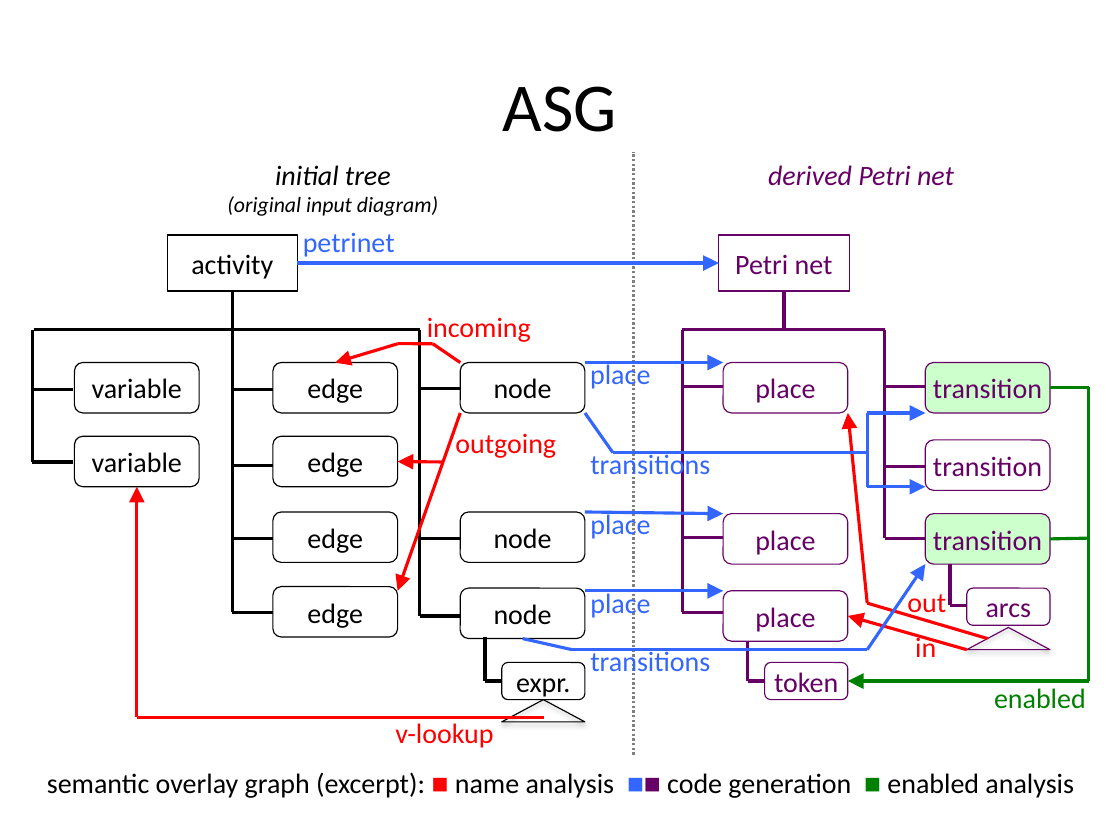
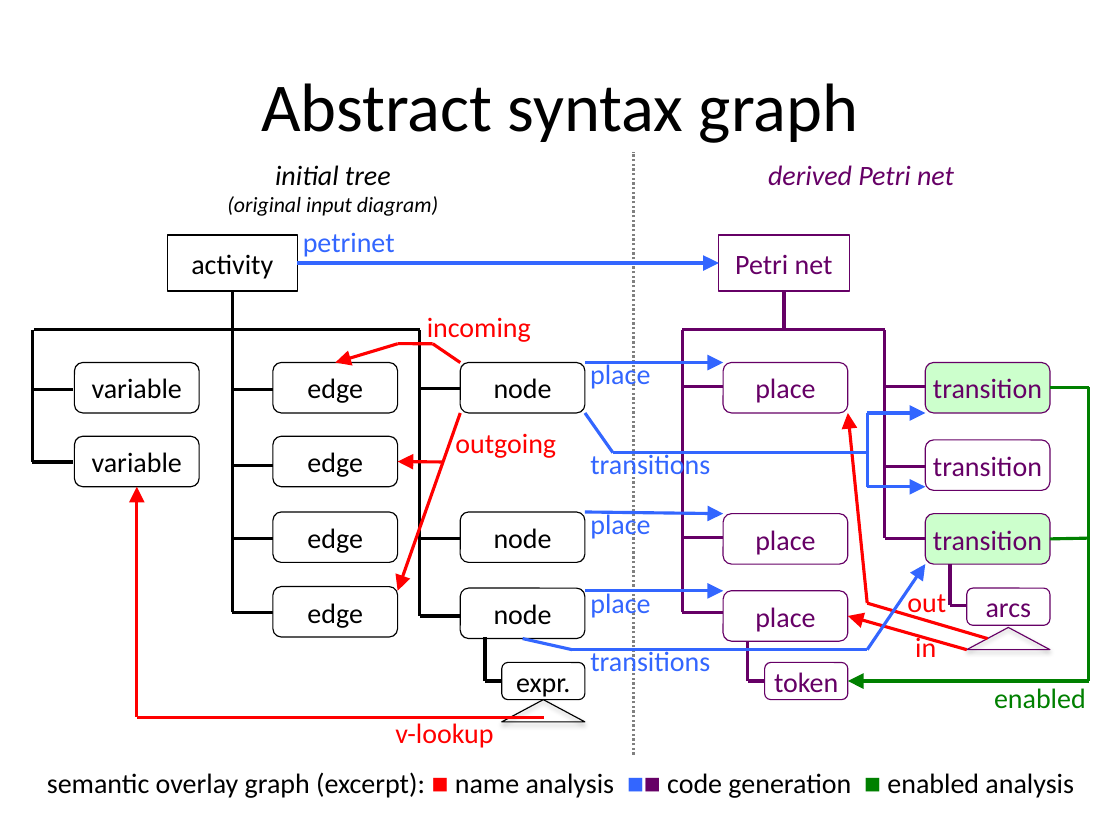
Before and after one commit to christoff-buerger/racr, a slide deck: slide 14 of examples/ttc-2015-fuml-activity-diagrams/documentation/figures/solution-presentation.pptx. Drawn at 1120x840 pixels with LibreOffice and Linux fonts; fonts in the diff are those of the drawing. Boxes give left, top, right and bottom in pixels: in the first picture for what was removed or moved away, otherwise in the second. Text is boxed around its words. In the diff, an @@ line names an element or a change of style, - is before the commit and + after.

```diff
--- a/examples/ttc-2015-fuml-activity-diagrams/documentation/figures/solution-presentation.pptx
+++ b/examples/ttc-2015-fuml-activity-diagrams/documentation/figures/solution-presentation.pptx
@@ title at [261,83,858,143]: text changed @@
-ASG
+Abstract syntax graph
```
Also in this commit, not shown: 2 other slides changed, 3 other files.
